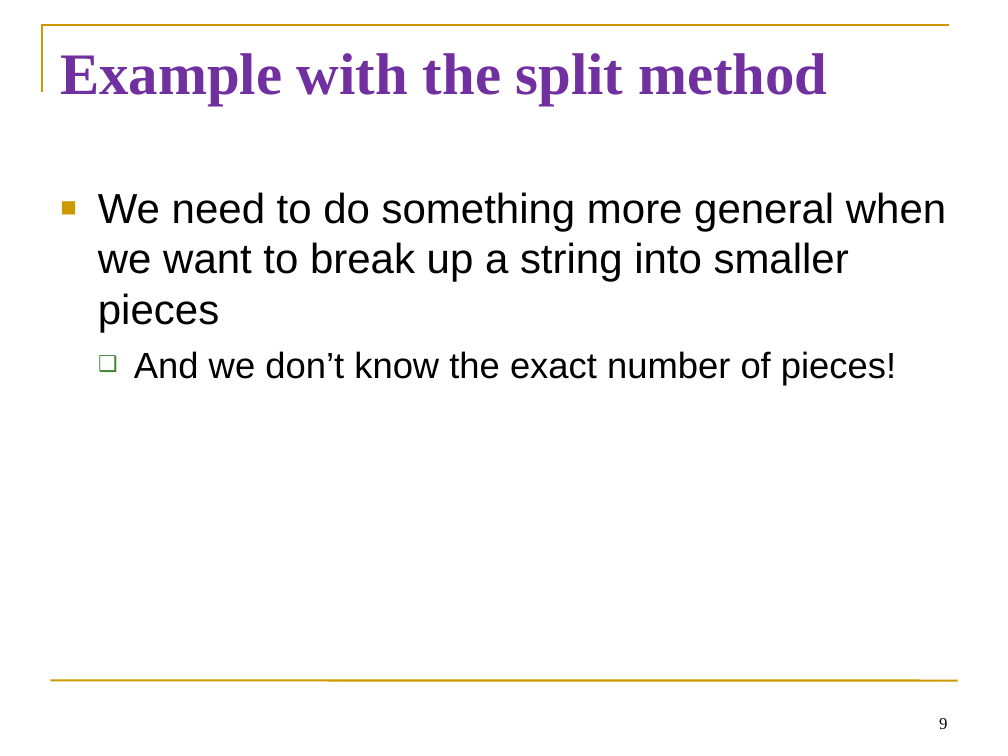
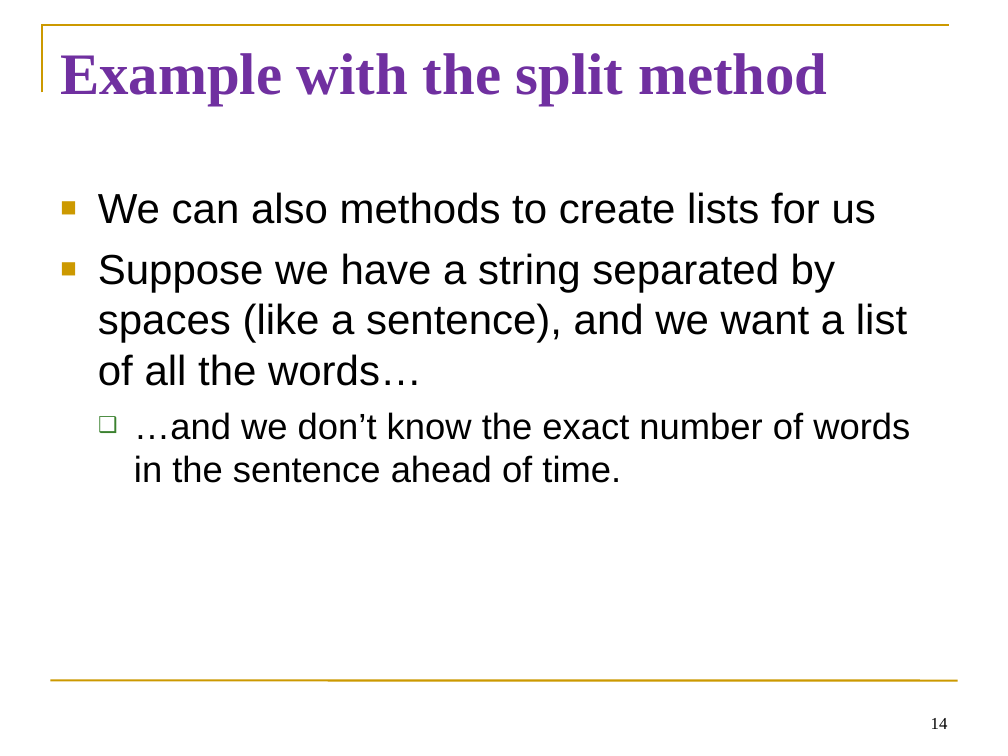
Before and after one commit to diesburg/teaching-intro-to-python-fall-2024, a slide deck: slide 14 of sessions/s26/s26.ppt (slide 9 before the commit). Drawn at 1008x756 pixels with LibreOffice and Linux fonts; fonts in the diff are those of the drawing. Boxes give left, top, right and bottom in pixels: in the first picture for what was removed or moved away, otherwise in the second. Text is boxed around its words. In the diff, an @@ line names an element or a change of style, - is before the commit and + after.

Commit message:
Making sure lectures are like spring 24 lectures.  PA06 fixed.

```diff
--- a/sessions/s26/s26.ppt
+++ b/sessions/s26/s26.ppt
@@ text at bbox=[98, 192, 910, 483]: text changed @@
-■ We need to do something more general when we want to break up a string into smaller pieces
-  ❑ And we don’t know the exact number of pieces!
+■ We can also methods to create lists for us
+■ Suppose we have a string separated by spaces (like a sentence), and we want a list of all the words…
+  ❑ …and we don’t know the exact number of words in the sentence ahead of time.
@@ page number at bbox=[931, 718, 948, 729]: text changed @@
-9
+14
```
Also in this commit, not shown: 2 other slides changed, 3 slides removed, 28 other files.
